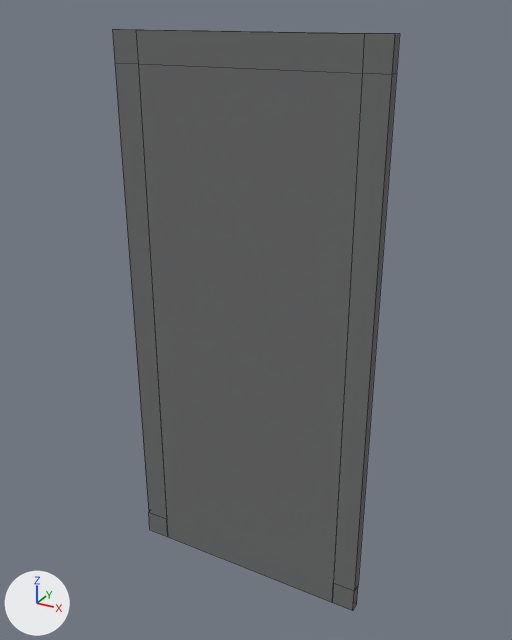
Before and after pictures for a commit that changed the Blender file Assets/Models/Devices/ColorGate/ColorGate.blend.
Before and after are seen from a 50 mm lens placed at (1.18, -2.05, 2.12), pointed at (0.02, 0.05, 1.07). Arrows for +X, +Y and +Z are at lower left; the lights stay in place. Mesh edges are drawn as thin lines.

The scene before the commit, as lines of its bpy script (objects in view):
```python
me_frame = bpy.data.meshes.new('Frame')
me_frame.from_pydata(...)  # 32 vertices, 30 faces, 1 loose edge; spans x -0.49..0.49, y -0.02..0.02, z -1.06..1.06
me_frame.materials.append(mat_material)  # grey #727373
me_frame_001 = bpy.data.meshes.new('Frame.001')
me_frame_001.from_pydata(...)  # a box spanning x -0.4..0.4, y -0.02..0.02, z -1.06..0.95
me_frame_001.materials.append(mat_material)  # grey #727373
ob_door = bpy.data.objects.new('Door', me_frame_001)
ob_door.parent = ob_frame
ob_door.matrix_parent_inverse = Matrix(((1.0, 0.0, 0.0, 0.0), (0.0, 1.0, 0.0, 0.0), (0.0, 0.0, 1.0, -1.0), (0.0, 0.0, 0.0, 1.0)))
ob_door.location = (0.0, 0.0, 1.0)
ob_frame = bpy.data.objects.new('Frame', me_frame)
ob_frame.location = (0.0, 0.0, 1.0)
```
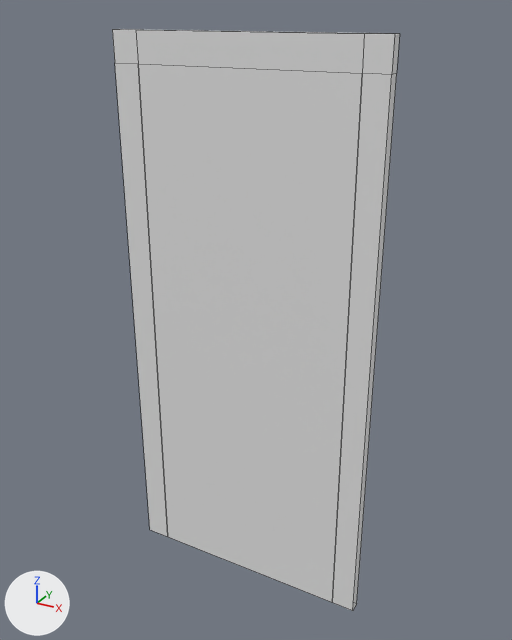
The change in detail:
me_frame is used by ob_frame; location (0.0, 0.0, 1.0).
me_frame had 32 vertices, 30 faces, 1 loose edge and spanned x -0.49..0.49, y -0.02..0.02, z -1.06..1.06.
me_frame now has 24 vertices, 22 faces and spans x -0.49..0.49, y -0.02..0.02, z -1.06..1.06.
Part 1, on me_frame:
8 vertices are removed from x -0.49..0.49, y -0.02..0.02, z -0.96.
17 faces are deleted.
1 loose edge is deleted.
9 new faces join them.
me_frame part 2: 14 faces spanning x -0.49..0.49, y -0.02..0.02, z -1.06..1.06 switch from mat_material (grey #727373) to no material.
me_frame_001 has 8 vertices, 6 faces and spans x -0.4..0.4, y -0.02..0.02, z -1.06..0.95.
me_frame_001 no longer uses material mat_material (grey #727373).

What differs and where, as boxes [x1, y1, x2, y2] in the pictures (512 x 640 px):
'Door', recoloured: [138, 64, 362, 602] in both
part 1 of me_frame, cut back: [115, 63, 397, 611] in both
part 2 of me_frame, recoloured: [112, 29, 400, 75] in both
